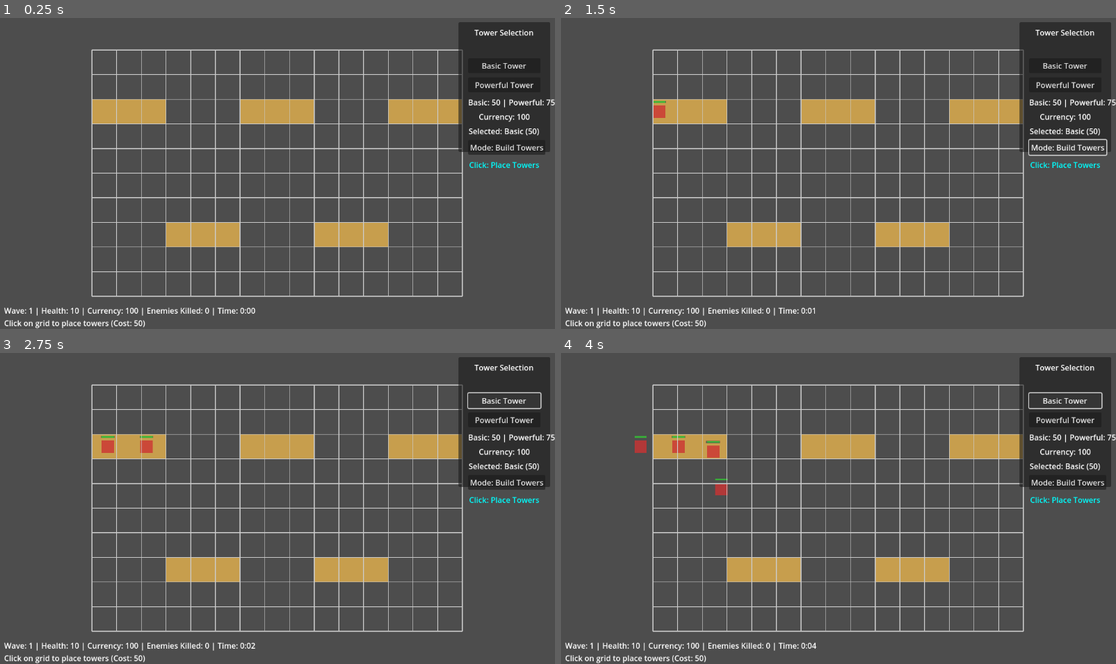
Above: before the commit, frames 1-4 (two rows, left to right).
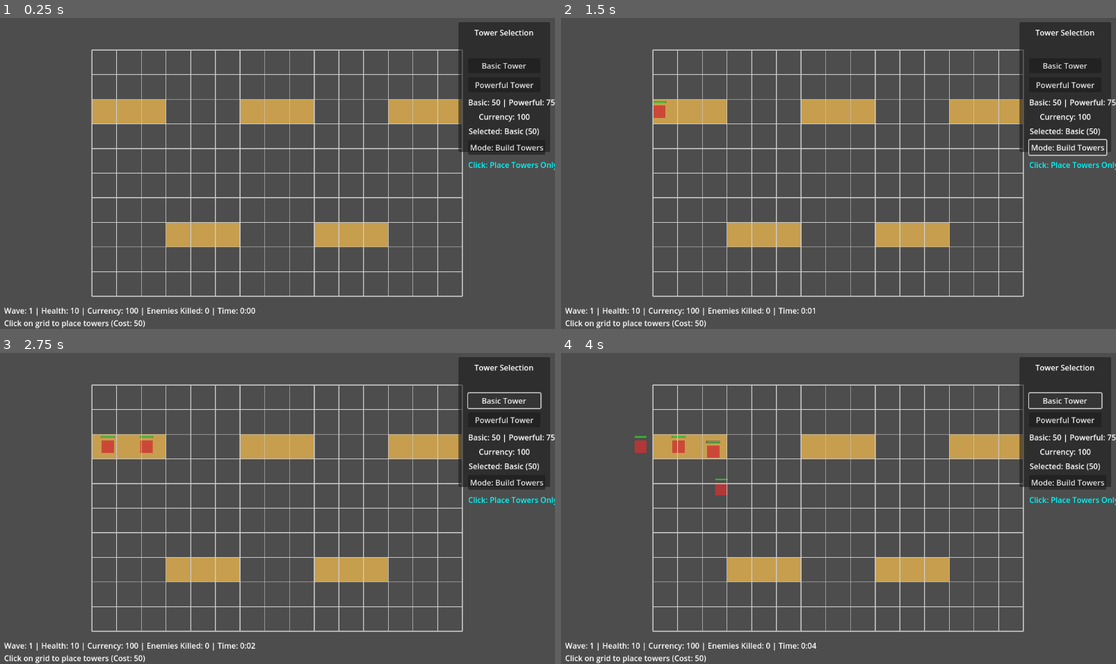
Above: after the commit, the same moments.

Repository: rivie13/CyberCrawler_basic_tower_defense_demo
Game: Godot game, scene res://scenes/Main.tscn
Two runs of this game, one before a commit and one after it. Both use one fixed random seed, a clock stepped at 60 frames per second and the inputs below.
Inputs:
- Up to frame 1 (0.25 s): no input
- Up to frame 2 (1.5 s): click "Mode: Build Towers" at 0.5 s; click "Mode: Attack Enemies" at 1.25 s
- Up to frame 3 (2.75 s): click "Basic Tower" at 2 s
- Up to frame 4 (4 s): click "Powerful Tower" at 2.75 s; click "Basic Tower" at 3.5 s

The runs differ from the first frame. In frame 1, 0.2% of the frame differs, in the area x 84-100%, y 46-49%; in frame 2, 0.2%; in frame 3, 0.2%; in frame 4, 0.2%.

Commit message:
Fix click mode separation bug: prevent enemy damage clicks during tower placement mode

Diff:
--- a/cybercrawler_basictowerdefense/scripts/Enemy/Enemy.gd
+++ b/cybercrawler_basictowerdefense/scripts/Enemy/Enemy.gd
@@ -6,9 +6,7 @@
 @export var health: int = 3
 @export var max_health: int = 3
 
-# Click damage properties
-@export var click_damage_taken: int = 1  # Damage taken per click
-@export var click_radius: float = 20.0   # Click detection radius (smaller than towers)
+# Click damage properties handled by Clickable interface
 
 # Path following
 var path_points: Array[Vector2] = []
@@ -130,40 +128,18 @@
 	enemy_died.emit(self)
 	queue_free()
 
-# Click damage detection
+# Click damage detection using Clickable interface
 func is_clicked_at(world_pos: Vector2) -> bool:
 	"""Check if a world position click hits this enemy"""
-	return global_position.distance_to(world_pos) <= click_radius
+	return Clickable.is_clicked_at(global_position, world_pos, Clickable.ENEMY_CONFIG)
 
 func handle_click_damage():
 	"""Handle damage from player click"""
-	if not is_alive:
-		return false
+	return Clickable.handle_click_damage(self, Clickable.ENEMY_CONFIG, "Enemy")
 
-	# Apply click damage
-	take_damage(click_damage_taken)
-
-	# Create visual feedback
-	create_click_feedback()
-
-	print("Enemy was clicked! Took ", click_damage_taken, " damage. Health: ", health, "/", max_health)
-	return true
-
-func create_click_feedback():
-	"""Create visual feedback when enemy is clicked"""
-	# Create a temporary damage indicator
-	var damage_label = Label.new()
-	damage_label.text = "-" + str(click_damage_taken)
-	damage_label.position = Vector2(-10, -35)
-	damage_label.add_theme_color_override("font_color", Color.ORANGE)
-	damage_label.add_theme_font_size_override("font_size", 14)
-	add_child(damage_label)
-
-	# Animate the damage number
-	var tween = create_tween()
-	tween.parallel().tween_property(damage_label, "position", damage_label.position + Vector2(0, -25), 0.8)
-	tween.parallel().tween_property(damage_label, "modulate:a", 0.0, 0.8)
-	tween.tween_callback(damage_label.queue_free)
+func get_health_info() -> String:
+	"""Get health information for logging"""
+	return " Health: " + str(health) + "/" + str(max_health)
 
 func reach_end():
 	enemy_reached_end.emit(self)
--- /dev/null
+++ b/cybercrawler_basictowerdefense/scripts/Interfaces/Clickable.gd
@@ -0,0 +1,86 @@
+class_name Clickable
+extends RefCounted
+
+"""
+Clickable interface for entities that can be clicked by the player.
+Centralizes click detection and damage handling logic.
+"""
+
+# Click damage configuration
+class ClickConfig:
+	var damage_taken: int = 1
+	var click_radius: float = 20.0
+	var feedback_color: Color = Color.WHITE
+	var feedback_font_size: int = 14
+	var feedback_offset: Vector2 = Vector2(-10, -35)
+	var feedback_move_distance: float = -25.0
+	var feedback_duration: float = 0.8
+
+	func _init(damage: int = 1, radius: float = 20.0, color: Color = Color.WHITE,
+			  font_size: int = 14, offset: Vector2 = Vector2(-10, -35),
+			  move_distance: float = -25.0, duration: float = 0.8):
+		damage_taken = damage
+		click_radius = radius
+		feedback_color = color
+		feedback_font_size = font_size
+		feedback_offset = offset
+		feedback_move_distance = move_distance
+		feedback_duration = duration
+
+# Static constants for common configurations
+static var ENEMY_CONFIG = ClickConfig.new(1, 20.0, Color.ORANGE, 14, Vector2(-10, -35), -25.0, 0.8)
+static var ENEMY_TOWER_CONFIG = ClickConfig.new(1, 35.0, Color.YELLOW, 16, Vector2(-15, -50), -30.0, 1.0)
+static var RIVAL_HACKER_CONFIG = ClickConfig.new(2, 25.0, Color.RED, 18, Vector2(-12, -40), -35.0, 1.2)
+
+# Check if a world position click hits the entity
+static func is_clicked_at(entity_position: Vector2, world_pos: Vector2, config: ClickConfig) -> bool:
+	"""Check if a world position click hits this entity"""
+	return entity_position.distance_to(world_pos) <= config.click_radius
+
+# Handle click damage for an entity
+static func handle_click_damage(entity: Node2D, config: ClickConfig, entity_name: String = "Entity") -> bool:
+	"""Handle damage from player click"""
+	if not entity.has_method("is_alive") and not entity.has_signal("is_alive") and not ("is_alive" in entity):
+		push_error("Entity " + entity_name + " does not have is_alive property")
+		return false
+
+	if not entity.is_alive:
+		return false
+
+	if not entity.has_method("take_damage"):
+		push_error("Entity " + entity_name + " does not have take_damage method")
+		return false
+
+	# Apply click damage
+	entity.take_damage(config.damage_taken)
+
+	# Create visual feedback
+	create_click_feedback(entity, config)
+
+	# Log the click
+	var health_info = ""
+	if entity.has_method("get_health_info"):
+		health_info = entity.get_health_info()
+	else:
+		health_info = " (health info unavailable)"
+
+	print(entity_name + " was clicked! Took ", config.damage_taken, " damage." + health_info)
+	return true
+
+# Create visual feedback when entity is clicked
+static func create_click_feedback(entity: Node2D, config: ClickConfig):
+	"""Create visual feedback when entity is clicked"""
+	# Create a temporary damage indicator
+	var damage_label = Label.new()
+	damage_label.text = "-" + str(config.damage_taken)
+	damage_label.position = config.feedback_offset
+	damage_label.add_theme_color_override("font_color", config.feedback_color)
+	damage_label.add_theme_font_size_override("font_size", config.feedback_font_size)
+	entity.add_child(damage_label)
+
+	# Animate the damage number
+	var tween = entity.create_tween()
+	tween.parallel().tween_property(damage_label, "position",
+		damage_label.position + Vector2(0, config.feedback_move_distance), config.feedback_duration)
+	tween.parallel().tween_property(damage_label, "modulate:a", 0.0, config.feedback_duration)
+	tween.tween_callback(damage_label.queue_free)
--- a/cybercrawler_basictowerdefense/scripts/MainController.gd
+++ b/cybercrawler_basictowerdefense/scripts/MainController.gd
@@ -136,12 +136,10 @@
 		# In attack mode, only try to damage enemies
 		try_click_damage_enemy(global_pos)
 	elif current_click_mode == MODE_BUILD_TOWERS:
-		# In build mode, first check for enemies, then try tower placement
-		if not try_click_damage_enemy(global_pos):
-			# If no enemy was hit, try tower placement
-			var grid_pos = grid_manager.world_to_grid(global_pos)
-			if grid_manager.is_valid_grid_position(grid_pos):
-				tower_manager.attempt_tower_placement(grid_pos, selected_tower_type)
+		# In build mode, only try tower placement
+		var grid_pos = grid_manager.world_to_grid(global_pos)
+		if grid_manager.is_valid_grid_position(grid_pos):
+			tower_manager.attempt_tower_placement(grid_pos, selected_tower_type)
 
 func try_click_damage_enemy(global_pos: Vector2) -> bool:
 	"""Try to damage an enemy entity at the clicked position. Returns true if an enemy was hit."""
@@ -183,10 +181,10 @@
 	# Toggle between build and attack modes
 	if current_click_mode == MODE_BUILD_TOWERS:
 		current_click_mode = MODE_ATTACK_ENEMIES
-		print("Switched to Attack Mode - Click enemies to damage them")
+		print("Switched to Attack Mode - Click enemies to damage them (tower placement disabled)")
 	else:
 		current_click_mode = MODE_BUILD_TOWERS
-		print("Switched to Build Mode - Click to place towers or attack enemies")
+		print("Switched to Build Mode - Click to place towers (enemy clicking disabled)")
 
 	update_mode_ui()
 
@@ -259,10 +257,10 @@
 	var mode_indicator = $UI/TowerSelectionPanel/ModeIndicatorLabel
 	if mode_indicator:
 		if current_click_mode == MODE_BUILD_TOWERS:
-			mode_indicator.text = "Click: Place Towers"
+			mode_indicator.text = "Click: Place Towers Only"
 			mode_indicator.modulate = Color.CYAN
 		else:
-			mode_indicator.text = "Click: Attack Enemies"
+			mode_indicator.text = "Click: Attack Enemies Only"
 			mode_indicator.modulate = Color.ORANGE
 
 func update_info_label():
--- a/cybercrawler_basictowerdefense/scripts/Rival/RivalHacker.gd
+++ b/cybercrawler_basictowerdefense/scripts/Rival/RivalHacker.gd
@@ -9,8 +9,7 @@
 @export var detection_range: float = 400.0  # Range to detect player towers
 
 # Click damage properties
-@export var click_damage_taken: int = 2  # Takes more clicks than regular enemies (higher value target)
-@export var click_radius: float = 25.0   # Click detection radius (between enemy and tower sizes)
+# Click damage properties handled by Clickable interface (between enemy and tower sizes)
 
 # Targeting and movement
 var current_target: Tower = null
@@ -202,40 +201,18 @@
 	print("RivalHacker destroyed!")
 	queue_free()
 
-# Click damage detection
+# Click damage detection using Clickable interface
 func is_clicked_at(world_pos: Vector2) -> bool:
 	"""Check if a world position click hits this RivalHacker"""
-	return global_position.distance_to(world_pos) <= click_radius
+	return Clickable.is_clicked_at(global_position, world_pos, Clickable.RIVAL_HACKER_CONFIG)
 
 func handle_click_damage():
 	"""Handle damage from player click"""
-	if not is_alive:
-		return false
-
-	# Apply click damage
-	take_damage(click_damage_taken)
-
-	# Create visual feedback
-	create_click_feedback()
-
-	print("RivalHacker was clicked! Took ", click_damage_taken, " damage. Health: ", health, "/", max_health)
-	return true
-
-func create_click_feedback():
-	"""Create visual feedback when RivalHacker is clicked"""
-	# Create a temporary damage indicator (red for special enemy)
-	var damage_label = Label.new()
-	damage_label.text = "-" + str(click_damage_taken)
-	damage_label.position = Vector2(-12, -40)
-	damage_label.add_theme_color_override("font_color", Color.RED)
-	damage_label.add_theme_font_size_override("font_size", 18)  # Slightly larger for special enemy
-	add_child(damage_label)
-
-	# Animate the damage number
-	var tween = create_tween()
-	tween.parallel().tween_property(damage_label, "position", damage_label.position + Vector2(0, -35), 1.2)
-	tween.parallel().tween_property(damage_label, "modulate:a", 0.0, 1.2)
-	tween.tween_callback(damage_label.queue_free)
+	return Clickable.handle_click_damage(self, Clickable.RIVAL_HACKER_CONFIG, "RivalHacker")
+
+func get_health_info() -> String:
+	"""Get health information for logging"""
+	return " Health: " + str(health) + "/" + str(max_health)
 
 func stop_activity():
 	# Stop all hacker activity for game over
--- a/cybercrawler_basictowerdefense/scripts/Tower/EnemyTower.gd
+++ b/cybercrawler_basictowerdefense/scripts/Tower/EnemyTower.gd
@@ -9,9 +9,7 @@
 @export var max_health: int = 3
 @export var health: int = 3
 
-# Click damage properties
-@export var click_damage_taken: int = 1  # Damage taken per click
-@export var click_radius: float = 35.0   # Click detection radius
+# Click damage properties handled by Clickable interface
 
 # State
 var attack_timer: Timer
@@ -211,48 +209,20 @@
 		attack_timer.stop()
 	current_target = null
 
-# Click damage detection
+# Click damage detection using Clickable interface
 func is_clicked_at(world_pos: Vector2) -> bool:
 	"""Check if a world position click hits this enemy tower"""
-	return global_position.distance_to(world_pos) <= click_radius
+	return Clickable.is_clicked_at(global_position, world_pos, Clickable.ENEMY_TOWER_CONFIG)
 
 func handle_click_damage():
 	"""Handle damage from player click"""
-	if not is_alive:
-		return false
-
-	# Apply click damage
-	take_damage(click_damage_taken)
-
-	# Create visual feedback
-	create_click_feedback()
-
-	print("EnemyTower at ", grid_position, " was clicked! Took ", click_damage_taken, " damage. Health: ", health, "/", max_health)
-	return true
-
-func create_click_feedback():
-	"""Create visual feedback when tower is clicked"""
-	# Create a temporary damage indicator
-	var damage_label = Label.new()
-	damage_label.text = "-" + str(click_damage_taken)
-	damage_label.position = Vector2(-15, -50)
-	damage_label.add_theme_color_override("font_color", Color.YELLOW)
-	damage_label.add_theme_font_size_override("font_size", 16)
-	add_child(damage_label)
-
-	# Animate the damage number
-	var tween = create_tween()
-	tween.parallel().tween_property(damage_label, "position", damage_label.position + Vector2(0, -30), 1.0)
-	tween.parallel().tween_property(damage_label, "modulate:a", 0.0, 1.0)
-	tween.tween_callback(damage_label.queue_free)
-
-# For debugging (right-click)
-func _input(event):
-	if event is InputEventMouseButton and event.pressed and event.button_index == MOUSE_BUTTON_RIGHT:
-		var mouse_pos = get_global_mouse_position()
-		if global_position.distance_to(mouse_pos) < 32:
-			show_range_debug()
-
+	return Clickable.handle_click_damage(self, Clickable.ENEMY_TOWER_CONFIG, "EnemyTower at " + str(grid_position))
+
+func get_health_info() -> String:
+	"""Get health information for logging"""
+	return " Health: " + str(health) + "/" + str(max_health)
+
+# Debug method for range visualization (can be called from console)
 func show_range_debug():
 	print("EnemyTower at ", grid_position, " - Range: ", tower_range, " - Current Target: ", current_target, " - Health: ", health, "/", max_health)
 	# Toggle range visualization for debugging
Not shown, added: cybercrawler_basictowerdefense/scripts/Interfaces/Clickable.gd.uid
